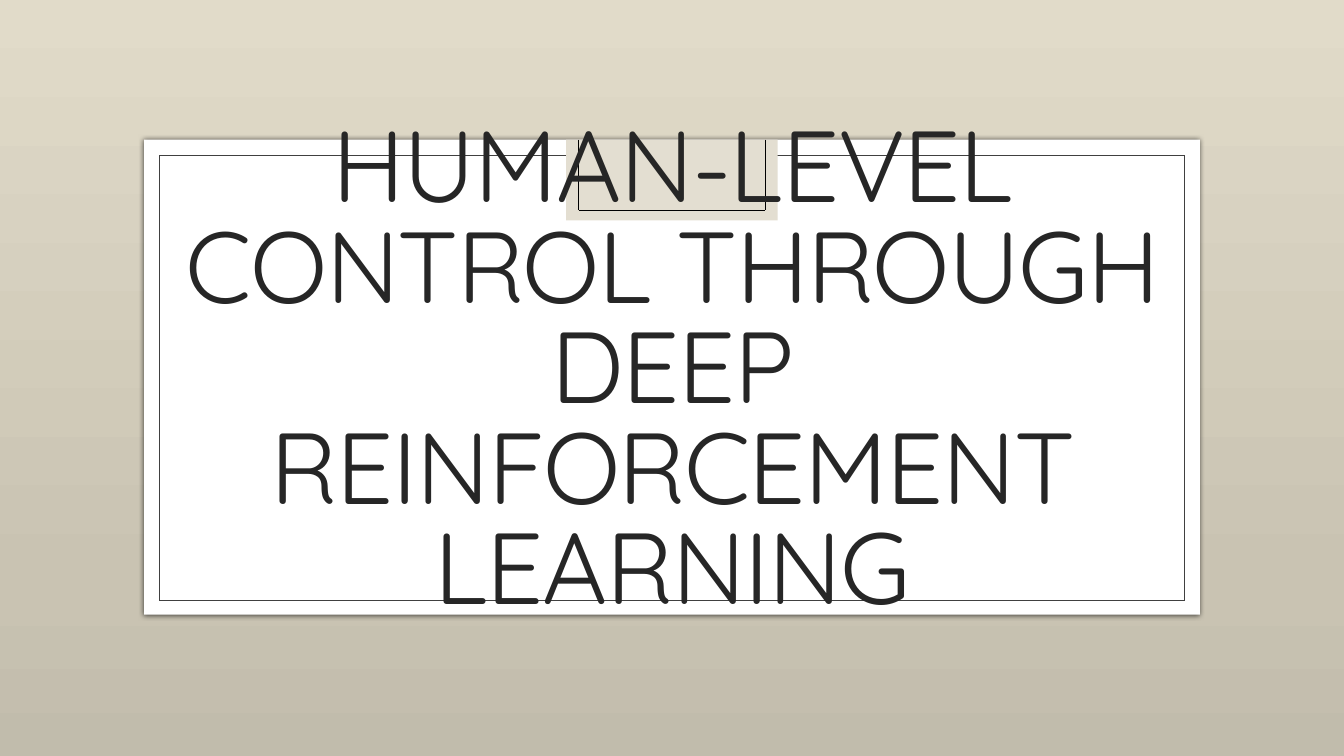
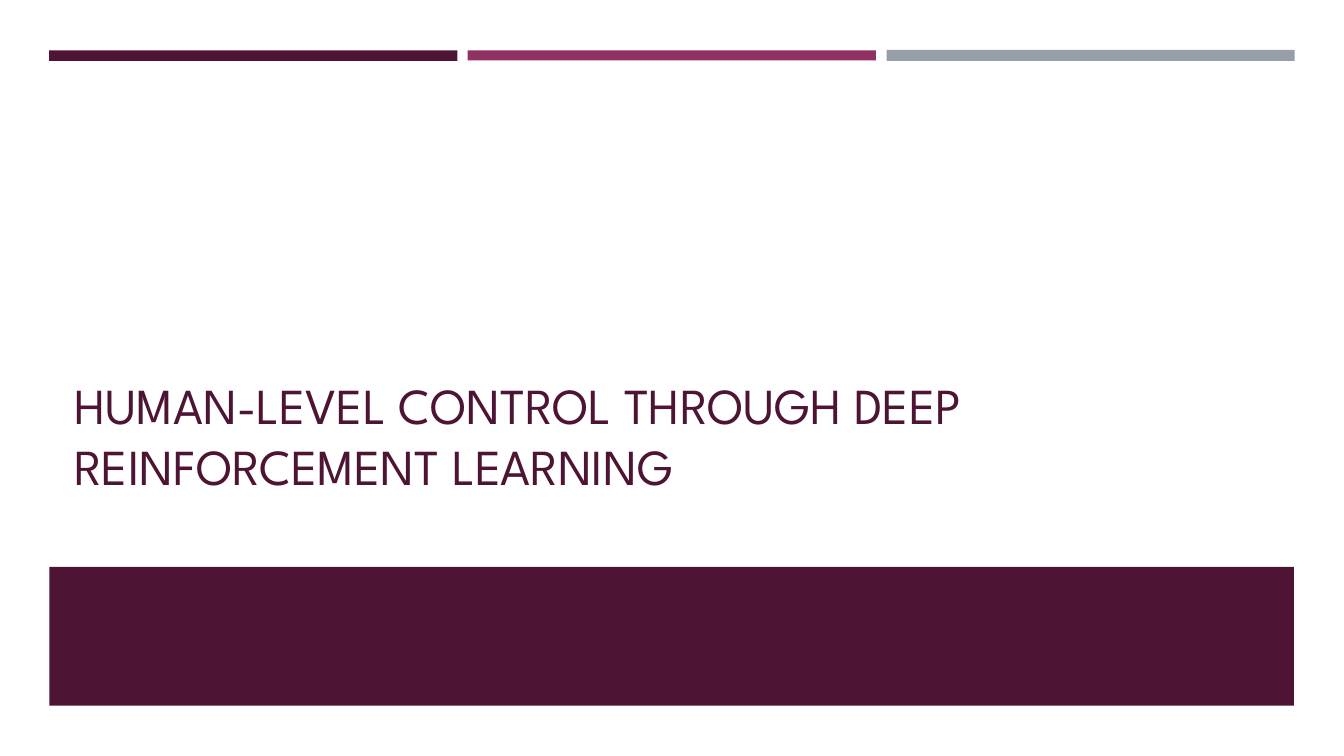
Before and after one commit to Boty22/Global-AI-Bootcamp-DRL, a slide deck: slide 11 of From RL to DRL.pptx (slide 10 before the commit). Drawn at 1344x756 pixels with LibreOffice and Linux fonts; fonts in the diff are those of the drawing; background and template pictures are left out. Boxes give left, top, right and bottom in pixels: in the first picture for what was removed or moved away, otherwise in the second. Text is boxed around its words. In the diff, an @@ line names an element or a change of style, - is before the commit and + after.

Commit message:
botcamp ppt design

```diff
--- a/From RL to DRL.pptx
+++ b/From RL to DRL.pptx
@@ background picture (left out) to #FFFFFF @@
@@ rectangle added at (49,50,458,60), fill #4D1434 @@
@@ rectangle added at (468,50,876,60), fill #903163 @@
@@ rectangle added at (886,50,1295,62), fill #969FA7 @@
@@ rectangle removed at (144,140,1200,615) @@
@@ rectangle removed at (567,140,778,221) @@
@@ line removed from (579, 140) to (579, 211) @@
@@ line removed from (765, 140) to (765, 211) @@
@@ rectangle removed at (159,155,1185,600) @@
@@ line removed from (579, 211) to (765, 211) @@
@@ title "HUMAN-LEVEL CONTROL THROUGH DEEP REINFORCEMENT ...": place and size @@
-title "HUMAN-LEVEL CONTROL THROUGH DEEP REINFORCEMENT ..." at (186,131,1160,630)
+title "HUMAN-LEVEL CONTROL THROUGH DEEP REINFORCEMENT ..." at (74,390,961,486)
@@ title "HUMAN-LEVEL CONTROL THROUGH DEEP REINFORCEMENT ..." at (74,390,961,486): size 72 to 36 pt, font Quicksand to League Spartan, text colour #262626 to #4D1434, letter spacing -1 to 0 pt; alignment centre to left; line spacing 0.83 to 1; vertical alignment middle to bottom @@
@@ rectangle added at (49,567,1295,706), fill #4D1434 @@
```
Also in this commit, not shown: 14 other slides changed, 3 slides added, 2 slides removed, 4 other files.
